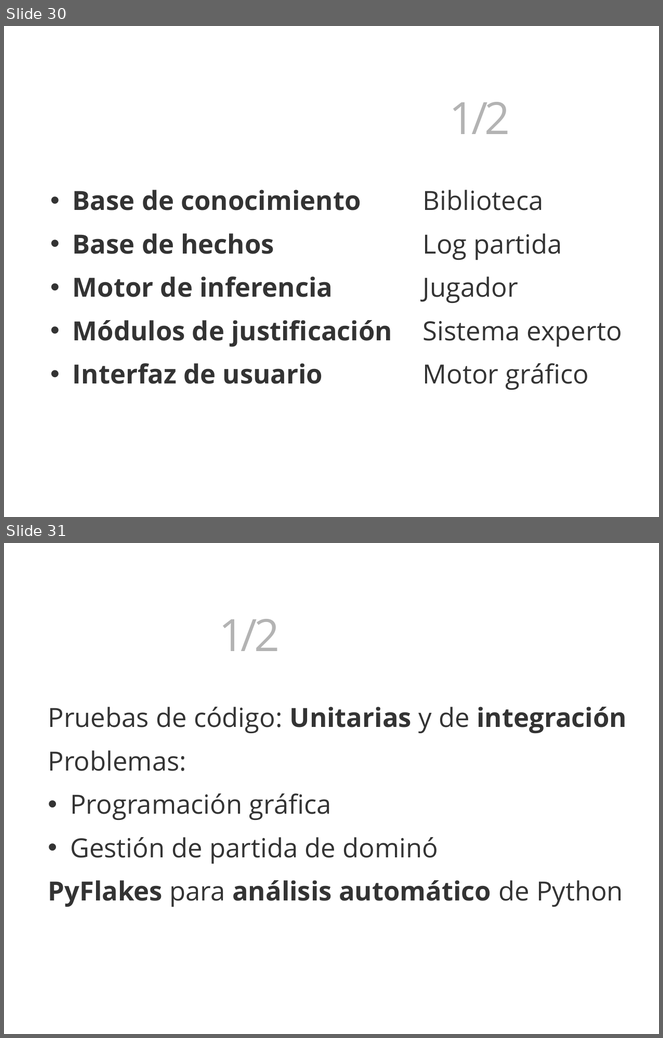
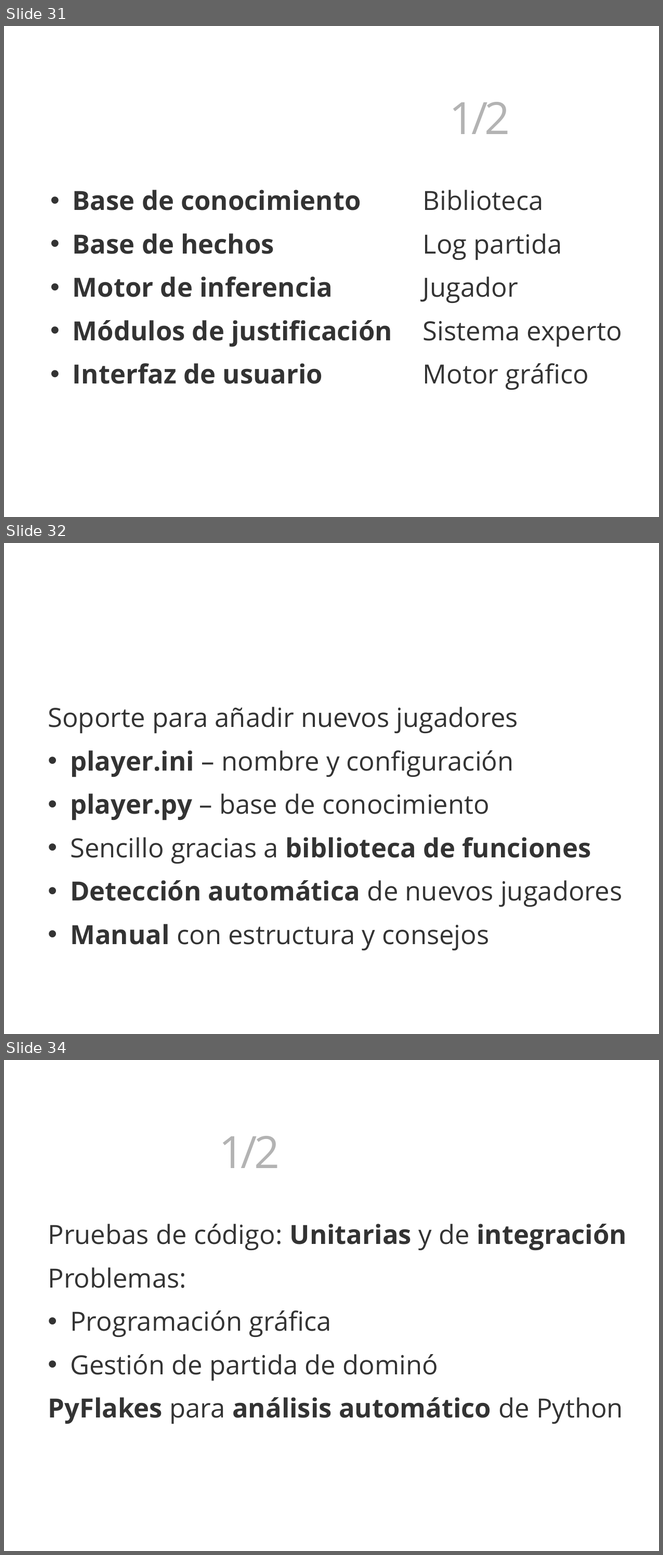
Before and after one commit to 3oheme/dominous, a slide deck: docs/presentacion/presentacion.odp. Shown one above the other, each under a label of ours: slides 30 and 31 before the commit, slides 31, 32 and 34 after it; the slides between them are not shown. The pictures are 663x1038 and 663x1555 pixels, drawn with LibreOffice and Linux fonts; fonts in the diff are those of the drawing; background and template pictures are left out. Boxes give left, top, right and bottom in pixels: in the first picture for what was removed or moved away, otherwise in the second. Text is boxed around its words. In the diff, an @@ line names an element or a change of style, - is before the commit and + after.

```diff
--- a/docs/presentacion/presentacion.odp
+++ b/docs/presentacion/presentacion.odp
@@ slide 32 added at (4,543,659,1034), background picture (left out) @@
@@ text added at (43,614,624,684), 54 pt, text #FFFFFF, bold @@
+Nuevos jugadores
@@ text added at (48,707,622,951), 32 pt, text #333333 @@
+Soporte para añadir nuevos jugadores
+• player.ini – nombre y configuración
+• player.py – base de conocimiento
+• Sencillo gracias a biblioteca de funciones
+• Detección automática de nuevos jugadores
+• Manual con estructura y consejos
@@ what was slide 30 is now slide 31 @@
@@ what was slide 31 is now slide 34 @@
```
Also in this commit, not shown: 2 other slides added, 1 other file.
